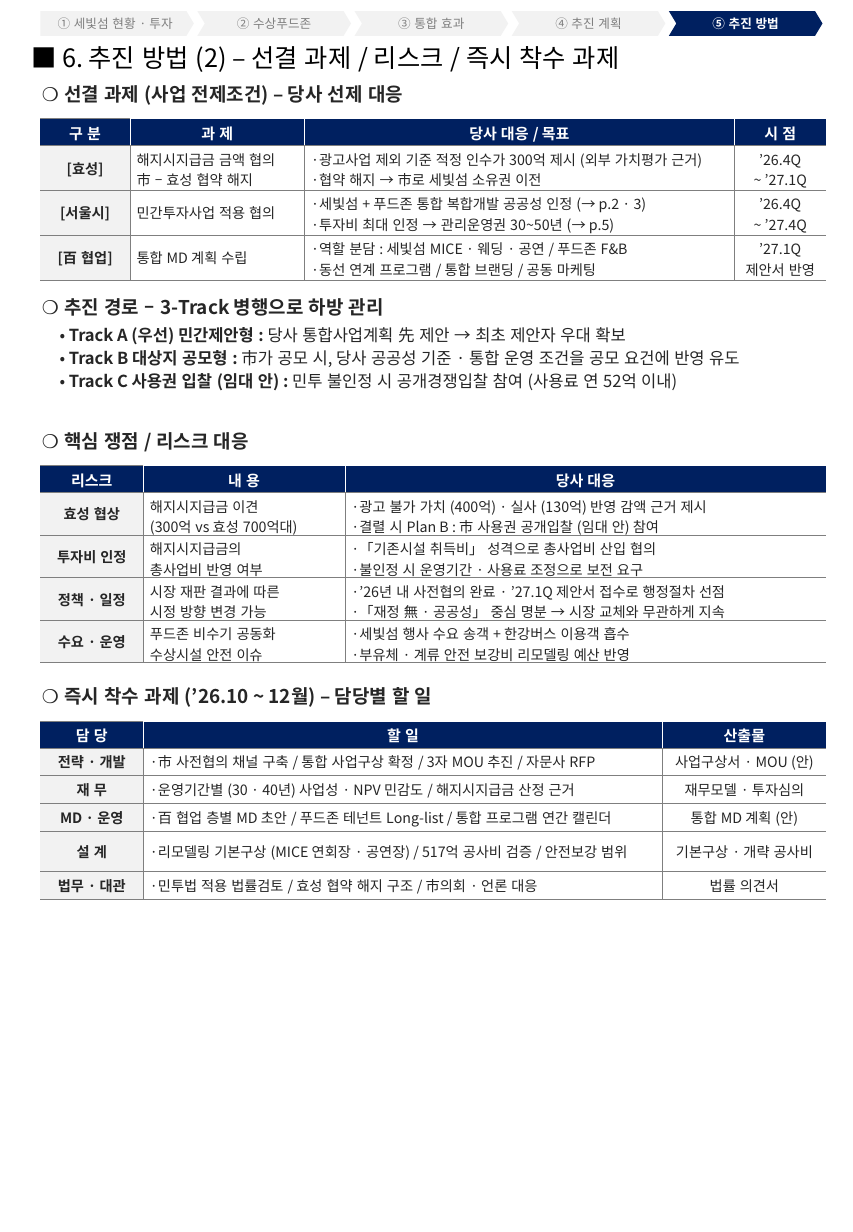
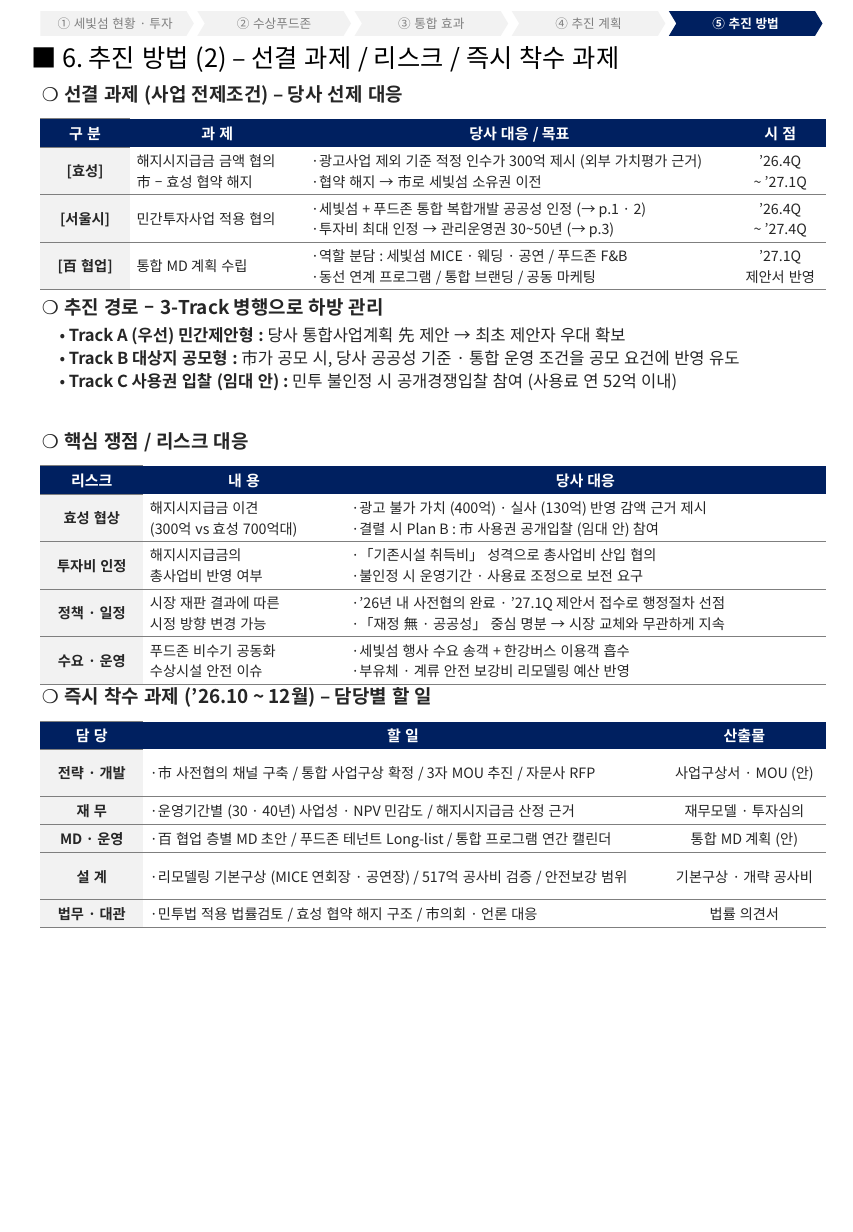
Before and after one commit to ukyung8822/test1, a slide deck: slide 7 of 세빛섬_인수변경안_보완.pptx (slide 9 before the commit). Drawn at 853x1232 pixels with LibreOffice and Linux fonts; fonts in the diff are those of the drawing. Boxes give left, top, right and bottom in pixels: in the first picture for what was removed or moved away, otherwise in the second. Text is boxed around its words. In the diff, an @@ line names an element or a change of style, - is before the commit and + after.

```diff
--- a/세빛섬_인수변경안_보완.pptx
+++ b/세빛섬_인수변경안_보완.pptx
@@ table at (40, 118, 827, 287) @@
-row 3, column 3: ·세빛섬 + 푸드존 통합 복합개발 공공성 인정 (→ p.2 · 3) / ·투자비 최대 인정 → 관리운영권 30~50년 (→ p.5)
+row 3, column 3: ·세빛섬 + 푸드존 통합 복합개발 공공성 인정 (→ p.1 · 2) / ·투자비 최대 인정 → 관리운영권 30~50년 (→ p.3)
@@ borders changed @@
@@ table at (40, 465, 826, 681) @@
@@ borders changed @@
@@ table at (40, 721, 827, 925) @@
@@ borders changed @@
```
Also in this commit, not shown: 5 other slides changed, 1 slide removed.
